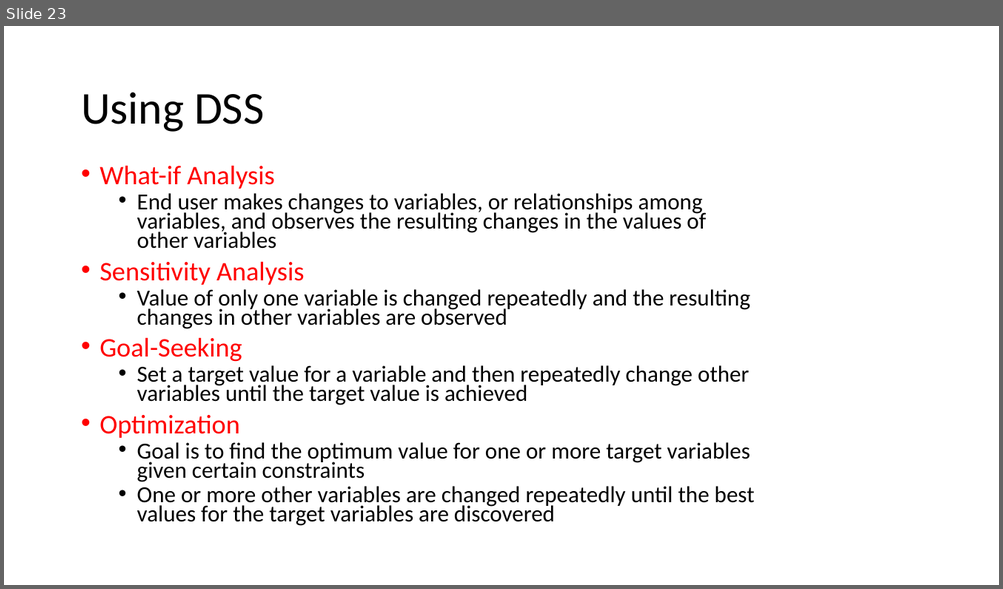
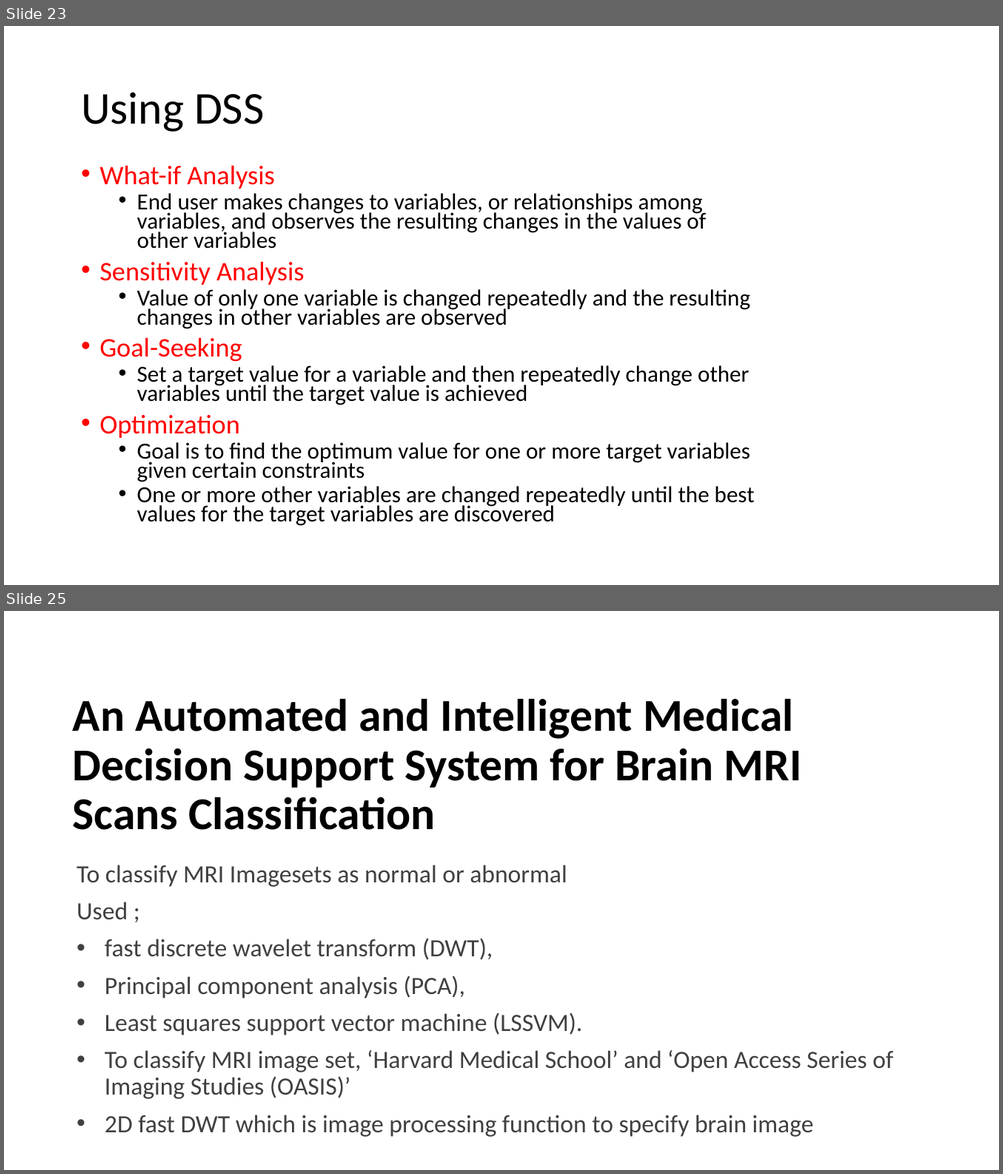
Before and after one commit to ynsy/AutomatedNegotiationAgent, a slide deck: Decision Support System.pptx. Shown one above the other, each under a label of ours: slide 23 before the commit, slides 23 and 25 after it; the slides between them are not shown. The pictures are 1003x589 and 1003x1174 pixels, drawn with LibreOffice and Linux fonts; fonts in the diff are those of the drawing. Boxes give left, top, right and bottom in pixels: in the first picture for what was removed or moved away, otherwise in the second. Text is boxed around its words. In the diff, an @@ line names an element or a change of style, - is before the commit and + after.

```diff
--- a/Decision Support System.pptx
+++ b/Decision Support System.pptx
@@ slide 25 added at (4,611,999,1170), background #FFFFFF @@
@@ title added at (73,698,802,830), 44 pt, text #000000, bold @@
+An Automated and Intelligent Medical Decision Support System for Brain MRI Scans Classification
@@ text added at (77,865,893,1137), 24 pt, text #404040 @@
+To classify MRI Imagesets as normal or abnormal
+Used ;
+• fast discrete wavelet transform (DWT),
+• Principal component analysis (PCA),
+• Least squares support vector machine (LSSVM).
+• To classify MRI image set, ‘Harvard Medical School’ and ‘Open Access Series of Imaging Studies (OASIS)’
+• 2D fast DWT which is image processing function to specify brain image
```
Also in this commit, not shown: 9 other slides added, 1 slide removed.
